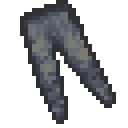
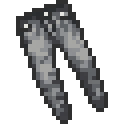
Revision of a layered w=128, h=128 image; what changed, layer by layer:
renamed "TightDenim" to "TightDenimTINT", showed the group it (5 layers) over bbox(16, 4, 108, 124)
renamed "Tight" to "TightTINT", hid the group it (4 layers) over bbox(16, 4, 116, 124)
